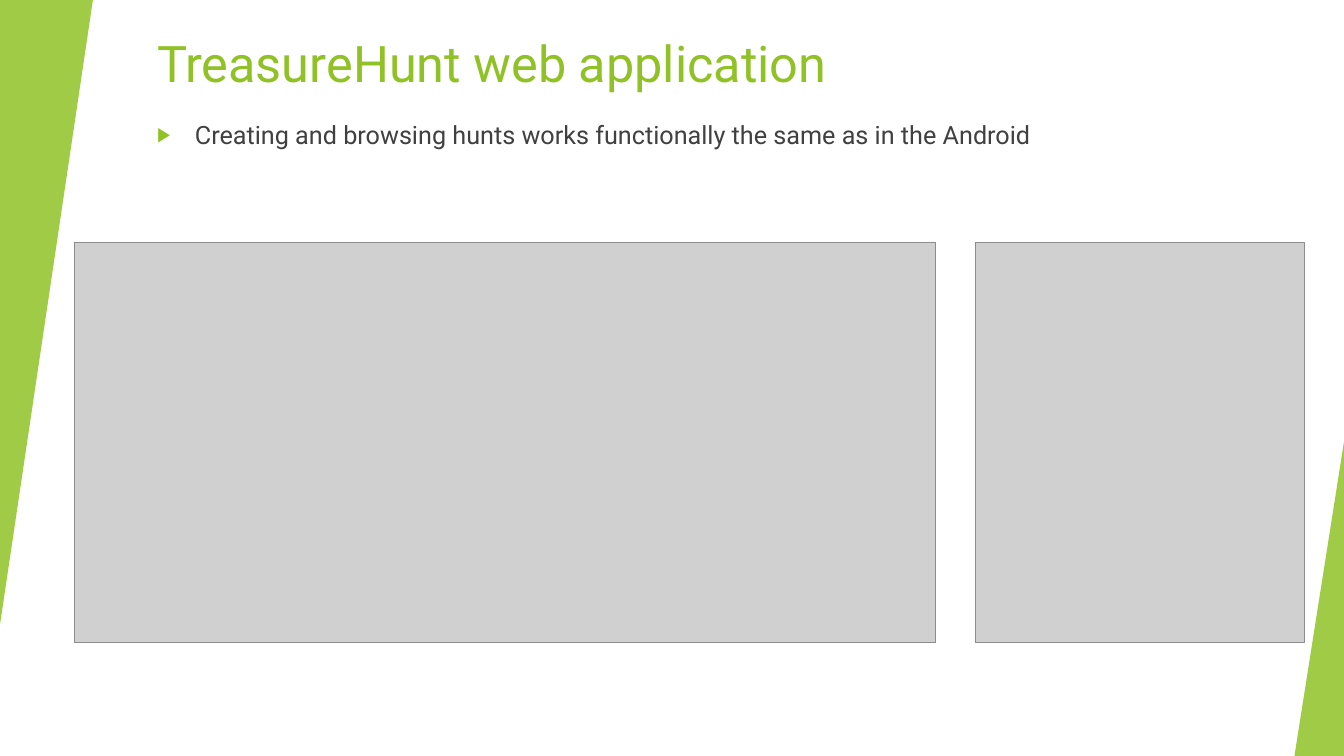
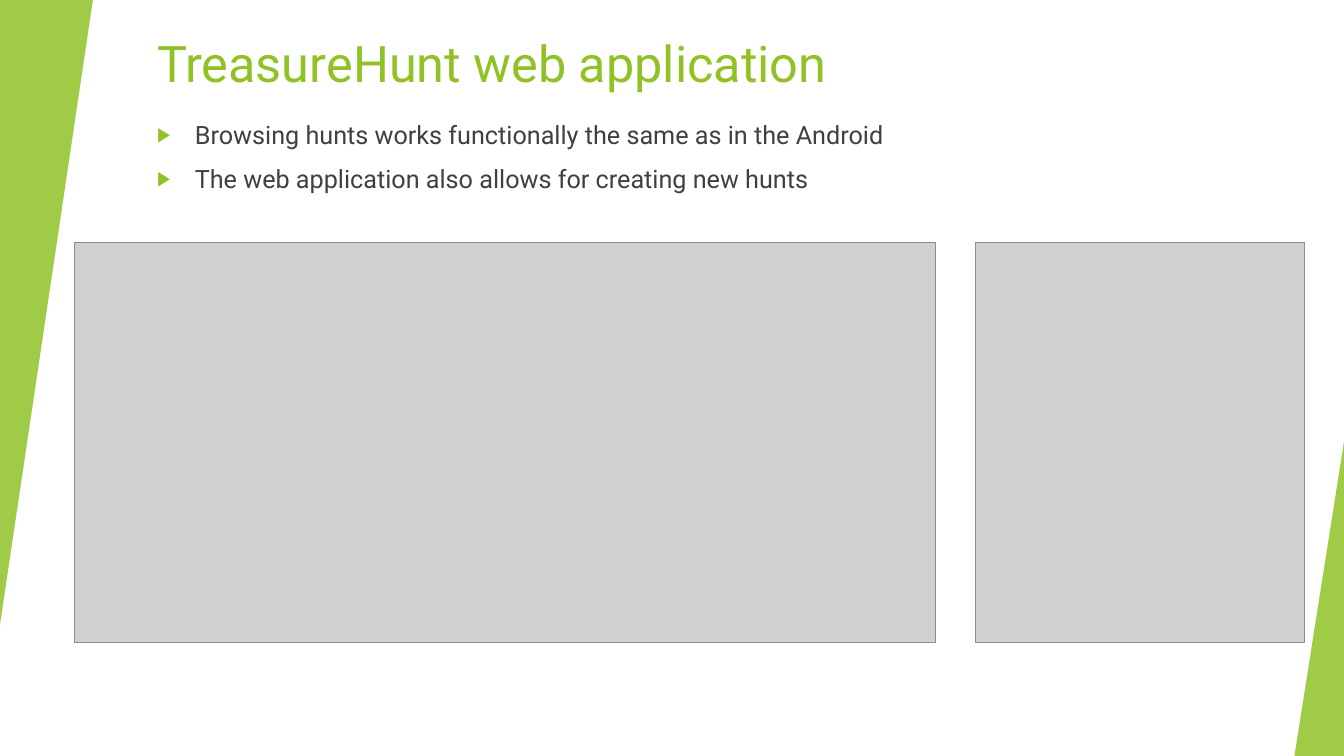
Before and after one commit to Martijn152/Cloud-Project-2020, a slide deck: slide 16 of Project report and presentation/TreasureHunt_Presentation.pptx. Drawn at 1344x756 pixels with LibreOffice and Linux fonts; fonts in the diff are those of the drawing; grey boxes stand for pictures. Boxes give left, top, right and bottom in pixels: in the first picture for what was removed or moved away, otherwise in the second. Text is boxed around its words. In the diff, an @@ line names an element or a change of style, - is before the commit and + after.

```diff
--- a/Project report and presentation/TreasureHunt_Presentation.pptx
+++ b/Project report and presentation/TreasureHunt_Presentation.pptx
@@ text at [195, 125, 883, 194]: text changed @@
-▶ Creating and browsing hunts works functionally the same as in the Android
+▶ Browsing hunts works functionally the same as in the Android
+▶ The web application also allows for creating new hunts
```
Also in this commit, not shown: 3 other slides changed.
